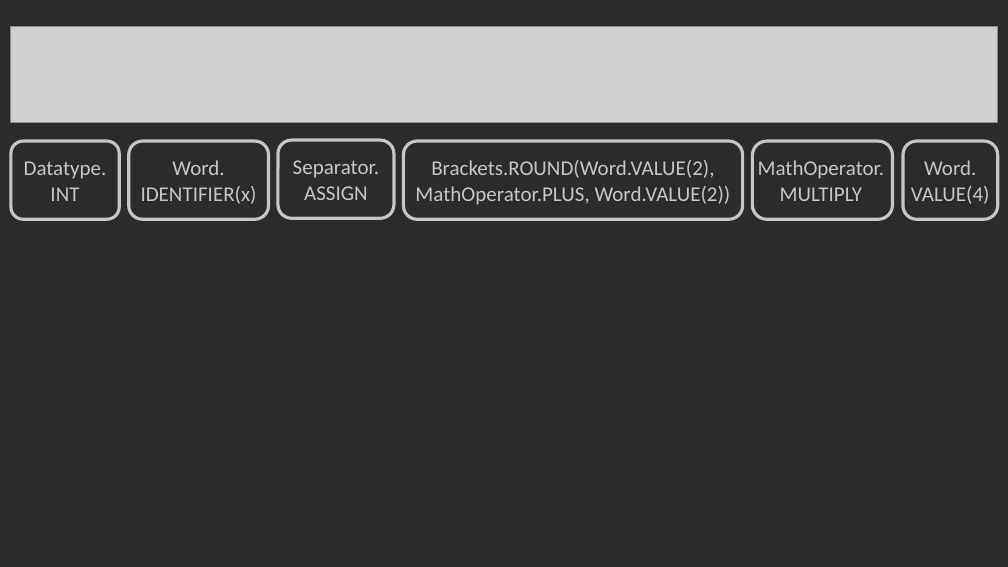
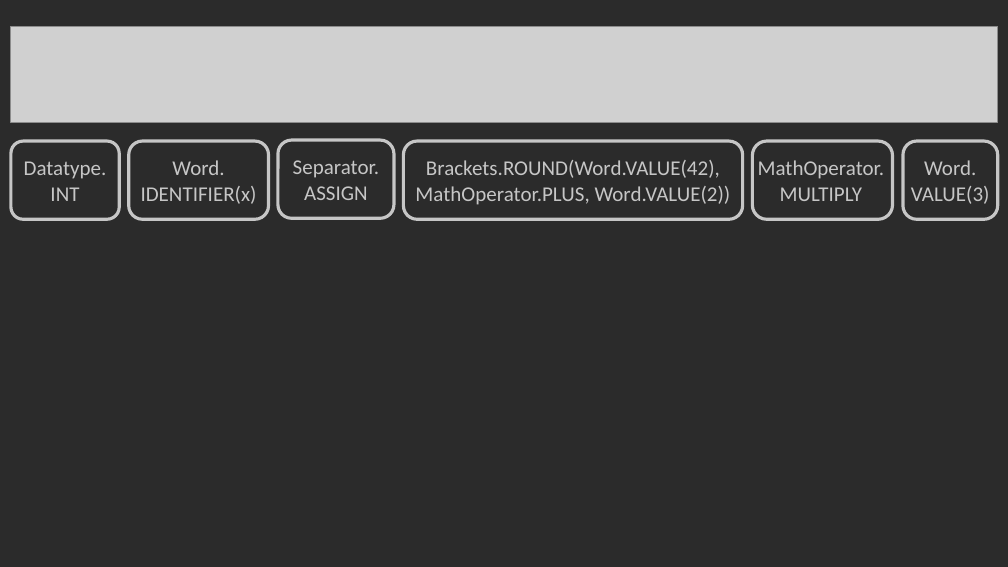
Before and after one commit to Bergschaf/Pyduino, a slide deck: slide 8 of Präsentation/Pyduino_Präsentation.pptx. Drawn at 1008x567 pixels with LibreOffice and Linux fonts; fonts in the diff are those of the drawing; grey boxes stand for pictures. Boxes give left, top, right and bottom in pixels: in the first picture for what was removed or moved away, otherwise in the second. Text is boxed around its words. In the diff, an @@ line names an element or a change of style, - is before the commit and + after.

```diff
--- a/Präsentation/Pyduino_Präsentation.pptx
+++ b/Präsentation/Pyduino_Präsentation.pptx
@@ text in rounded rectangle at bbox=[415, 160, 731, 205]: text changed @@
-Brackets.ROUND(Word.VALUE(2), MathOperator.PLUS, Word.VALUE(2))
+Brackets.ROUND(Word.VALUE(42), MathOperator.PLUS, Word.VALUE(2))
@@ text in rounded rectangle at bbox=[911, 160, 990, 204]: text changed @@
-Word. VALUE(4)
+Word. VALUE(3)
```
Also in this commit, not shown: 4 other slides changed.
